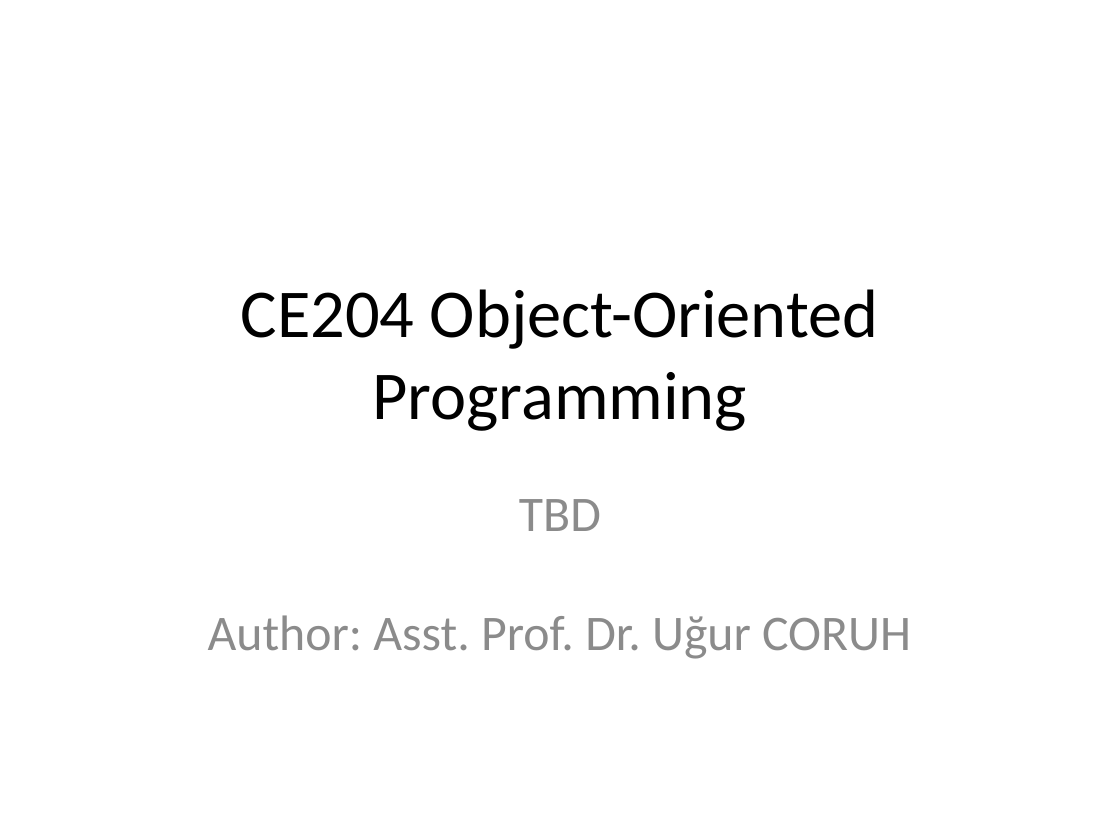
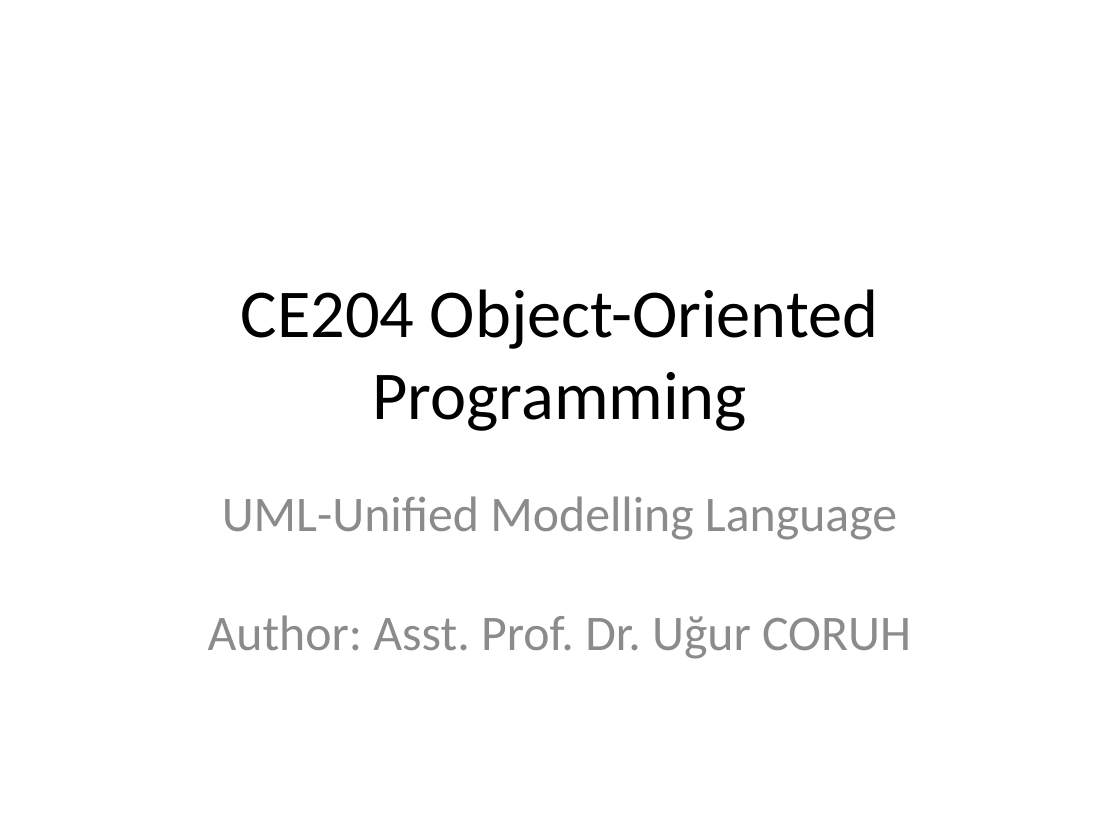
Before and after one commit to ucoruh/ce204-object-oriented-programming, a slide deck: slide 1 of docs/week-4/ce204-week-4.md_word.pptx. Drawn at 1120x840 pixels with LibreOffice and Linux fonts; fonts in the diff are those of the drawing. Boxes give left, top, right and bottom in pixels: in the first picture for what was removed or moved away, otherwise in the second. Text is boxed around its words. In the diff, an @@ line names an element or a change of style, - is before the commit and + after.

```diff
--- a/docs/week-4/ce204-week-4.md_word.pptx
+++ b/docs/week-4/ce204-week-4.md_word.pptx
@@ subtitle at (208,496,911,659): text changed @@
-TBD
-Author: Asst. Prof. Dr. Uğur CORUH
+UML-Unified Modelling Language
+Author: Asst. Prof. Dr. Uğur CORUH
```
Also in this commit, not shown: 1 other slide changed, 279 slides added, 4 slides removed, 57 other files.
